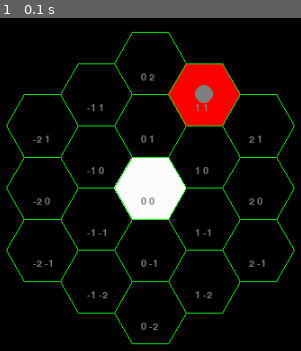
Above: before the commit, frame 1.
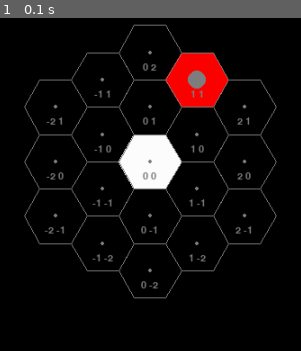
Above: after the commit, the same moment.

Repository: Archasmiel/pygame_hexagonal-coordinate-system
Game: pygame game, started from hexagonal_system/main.py
Same seed, same stepped clock (60 frames per second), same inputs: the game is played once before the commit and once after it.
Inputs:
- Up to frame 1 (0.1 s): no input

The runs differ from the first frame. In frame 1, 15% of the frame differs, in the area x 1-99%, y 1-99%.

Commit message:
commit #3

Diff:
--- /dev/null
+++ b/hexagonal_system/!generated/circle/out_4.txt
@@ -0,0 +1,61 @@
+0 0
+-1 -1
+-1 0
+0 1
+1 0
+1 -1
+0 -1
+-2 -1
+-2 0
+-1 -2
+-1 1
+-2 1
+0 2
+1 1
+2 1
+2 0
+2 -1
+1 -2
+0 -2
+-3 -2
+-3 -1
+-2 -2
+-3 0
+-1 -3
+-1 2
+-2 2
+-3 1
+0 3
+1 2
+2 2
+3 1
+3 0
+3 -1
+3 -2
+2 -2
+1 -3
+0 -3
+-4 -2
+-4 -1
+-3 -3
+-4 0
+-2 -3
+-4 1
+-1 -4
+-1 3
+-2 3
+-3 2
+-4 2
+0 4
+1 3
+2 3
+3 2
+4 2
+4 1
+4 0
+4 -1
+4 -2
+3 -3
+2 -3
+1 -4
+0 -4
--- /dev/null
+++ b/hexagonal_system/!generated/circle/out_5.txt
@@ -0,0 +1,91 @@
+0 0
+-1 -1
+-1 0
+0 1
+1 0
+1 -1
+0 -1
+-2 -1
+-2 0
+-1 -2
+-1 1
+-2 1
+0 2
+1 1
+2 1
+2 0
+2 -1
+1 -2
+0 -2
+-3 -2
+-3 -1
+-2 -2
+-3 0
+-1 -3
+-1 2
+-2 2
+-3 1
+0 3
+1 2
+2 2
+3 1
+3 0
+3 -1
+3 -2
+2 -2
+1 -3
+0 -3
+-4 -2
+-4 -1
+-3 -3
+-4 0
+-2 -3
+-4 1
+-1 -4
+-1 3
+-2 3
+-3 2
+-4 2
+0 4
+1 3
+2 3
+3 2
+4 2
+4 1
+4 0
+4 -1
+4 -2
+3 -3
+2 -3
+1 -4
+0 -4
+-5 -3
+-5 -2
+-4 -3
+-5 -1
+-3 -4
+-5 0
+-2 -4
+-5 1
+-1 -5
+-1 4
+-2 4
+-3 3
+-4 3
+-5 2
+0 5
+1 4
+2 4
+3 3
+4 3
+5 2
+5 1
+5 0
+5 -1
+5 -2
+5 -3
+4 -3
+3 -4
+2 -4
+1 -5
+0 -5
--- /dev/null
+++ b/hexagonal_system/!generated/square/out_0.txt
@@ -0,0 +1 @@
+0 0
--- /dev/null
+++ b/hexagonal_system/!generated/square/out_1.txt
@@ -0,0 +1,9 @@
+-1 -1
+-1 0
+-1 1
+0 -1
+0 0
+0 1
+1 -1
+1 0
+1 1
--- /dev/null
+++ b/hexagonal_system/!generated/square/out_2.txt
@@ -0,0 +1,25 @@
+-2 -2
+-2 -1
+-2 0
+-2 1
+-2 2
+-1 -2
+-1 -1
+-1 0
+-1 1
+-1 2
+0 -2
+0 -1
+0 0
+0 1
+0 2
+1 -2
+1 -1
+1 0
+1 1
+1 2
+2 -2
+2 -1
+2 0
+2 1
+2 2
--- /dev/null
+++ b/hexagonal_system/!generated/square/out_3.txt
@@ -0,0 +1,49 @@
+-3 -3
+-3 -2
+-3 -1
+-3 0
+-3 1
+-3 2
+-3 3
+-2 -3
+-2 -2
+-2 -1
+-2 0
+-2 1
+-2 2
+-2 3
+-1 -3
+-1 -2
+-1 -1
+-1 0
+-1 1
+-1 2
+-1 3
+0 -3
+0 -2
+0 -1
+0 0
+0 1
+0 2
+0 3
+1 -3
+1 -2
+1 -1
+1 0
+1 1
+1 2
+1 3
+2 -3
+2 -2
+2 -1
+2 0
+2 1
+2 2
+2 3
+3 -3
+3 -2
+3 -1
+3 0
+3 1
+3 2
+3 3
--- /dev/null
+++ b/hexagonal_system/!generated/square/out_4.txt
@@ -0,0 +1,81 @@
+-4 -4
+-4 -3
+-4 -2
+-4 -1
+-4 0
+-4 1
+-4 2
+-4 3
+-4 4
+-3 -4
+-3 -3
+-3 -2
+-3 -1
+-3 0
+-3 1
+-3 2
+-3 3
+-3 4
+-2 -4
+-2 -3
+-2 -2
+-2 -1
+-2 0
+-2 1
+-2 2
+-2 3
+-2 4
+-1 -4
+-1 -3
+-1 -2
+-1 -1
+-1 0
+-1 1
+-1 2
+-1 3
+-1 4
+0 -4
+0 -3
+0 -2
+0 -1
+0 0
+0 1
+0 2
+0 3
+0 4
+1 -4
+1 -3
+1 -2
+1 -1
+1 0
+1 1
+1 2
+1 3
+1 4
+2 -4
+2 -3
+2 -2
+2 -1
+2 0
+2 1
+2 2
+2 3
+2 4
+3 -4
+3 -3
+3 -2
+3 -1
+3 0
+3 1
+3 2
+3 3
+3 4
+4 -4
+4 -3
+4 -2
+4 -1
+4 0
+4 1
+4 2
+4 3
+4 4
--- /dev/null
+++ b/hexagonal_system/!generated/square/out_5.txt
@@ -0,0 +1,121 @@
+-5 -5
+-5 -4
+-5 -3
+-5 -2
+-5 -1
+-5 0
+-5 1
+-5 2
+-5 3
+-5 4
+-5 5
+-4 -5
+-4 -4
+-4 -3
+-4 -2
+-4 -1
+-4 0
+-4 1
+-4 2
+-4 3
+-4 4
+-4 5
+-3 -5
+-3 -4
+-3 -3
+-3 -2
+-3 -1
+-3 0
+-3 1
+-3 2
+-3 3
+-3 4
+-3 5
+-2 -5
+-2 -4
+-2 -3
+-2 -2
+-2 -1
+-2 0
+-2 1
+-2 2
+-2 3
+-2 4
+-2 5
+-1 -5
+-1 -4
+-1 -3
+-1 -2
+-1 -1
+-1 0
+-1 1
+-1 2
+-1 3
+-1 4
+-1 5
+0 -5
+0 -4
+0 -3
+0 -2
+0 -1
+0 0
+0 1
+0 2
+0 3
+0 4
+0 5
+1 -5
+1 -4
+1 -3
+1 -2
+1 -1
+1 0
+1 1
+1 2
+1 3
+1 4
+1 5
+2 -5
+2 -4
+2 -3
+2 -2
+2 -1
+2 0
+2 1
+2 2
+2 3
+2 4
+2 5
+3 -5
+3 -4
+3 -3
+3 -2
+3 -1
+3 0
+3 1
+3 2
+3 3
+3 4
+3 5
+4 -5
+4 -4
+4 -3
+4 -2
+4 -1
+4 0
+4 1
+4 2
+4 3
+4 4
+4 5
+5 -5
+5 -4
+5 -3
+5 -2
+5 -1
+5 0
+5 1
+5 2
+5 3
+5 4
+5 5
--- /dev/null
+++ b/hexagonal_system/#disassembling/disassemble.py
@@ -0,0 +1,4 @@
+fi = open('in.txt', 'r')
+fo = open('out.txt', 'w')
+for i in fi:
+    fo.write(f'aspects.append({i.split(" ")[0]})\n')
--- a/hexagonal_system/premade/disassemble.py
+++ b/hexagonal_system/#disassembling/testing.py
@@ -1,9 +1,4 @@
-from hexagonal_system.premade.aspects import *
-
-fi = open('in.txt', 'r')
-fo = open('out.txt', 'w')
-for i in fi:
-    fo.write(f'aspects.append({i.split(" ")[0]})\n')
+from hexagonal_system.thaumcraft_aspects.aspects_io import *
 
 aer_connected = get_connected_aspects(aer)
 print([i.name for i in get_connected_aspects(herba)])
--- a/hexagonal_system/library/advanced_figures.py
+++ b/hexagonal_system/library/advanced_figures.py
@@ -1,59 +1,71 @@
-from hexagonal_system.library.simple_figures import *
+import pygame.draw
+
+from hexagonal_system.library.simple_figures import draw_hex
+from hexagonal_system.library.colors import *
 from hexagonal_system.library.coordinate_system import *
 
 
-# drawing of hex cubic mesh
-def draw_cubic_mesh(screen, num, rad, font, hex_color, text_color):
-    """
+# basic mesh drawing
+def draw_mesh(screen, font, coord, mesh, r, hex_color, text_color):
+    for i in mesh:
+        title = f'{i[0]} {i[1]}'
+        fw, fh = font.size(title)
+        xy = hex_coord_to_xy(i, r)
+        cxy = dot_transfer(coord, xy)
+        if i == (0, 0):
+            draw_hex(screen, cxy, r, white, 0)
+        draw_hex(screen, cxy, r, hex_color, 1)
+        screen.blit(font.render(title, True, text_color), dot_transfer(coord, (xy[0] - fw / 2, xy[1] + fh)))
+        pygame.draw.circle(screen, hex_color, cxy, int(r / 15))
 
-    :param screen:
-    :param num:
-    :param rad:
-    :param font:
-    :param hex_color:
-    :param text_color:
-    """
+
+# dots of square mesh
+def get_square_mesh_dots(num):
+    build = []
     for i in range(-num, num + 1):
         for j in range(-num, num + 1):
-            x, y = hex_coord_to_xy((i, j), rad)
-            screen.blit(font.render(f'{i} {j}', True, text_color), (screen.get_width()/2+x-10, screen.get_height()/2+y+10))
-            draw_hex(screen, scc(hex_coord_to_xy((i, j), rad), get_sc_wh(screen)), rad, hex_color, 1)
+            build.append([i, j])
+    return build
 
 
-def draw_circle_mesh(screen, num, rad, font, hex_color, text_color):
-    """
-
-    :param screen:
-    :param num:
-    :param rad:
-    :param font:
-    :param hex_color:
-    :param text_color:
-    """
-    f = open('log.txt', 'w')
+# dots of circle mesh
+def get_circle_mesh_dots(num):
     i = 0
     build = []
     old = [(0, 0)]
     new = []
-    while i < num:
+    while i <= num:
         for k in old:
-            if not is_item_in_array(k, build):
+            if k not in build:
                 build.append(k)
-            connected = get_connected_dots((k[0], k[1]))
-            for j in connected:
-                if not is_item_in_array(j, build) and not is_item_in_array(j, old):
-                    build.append(j)
+            for j in get_connected_dots(k):
+                if j not in build and j not in old:
                     new.append(j)
         old = new.copy()
         new.clear()
         i += 1
+    return build
 
-    f = open(f'out_{num}.txt', 'w')
-    for i in build:
-        f.write(f'{i[0]} {i[1]}\n')
 
-    for i in build:
-        x, y = hex_coord_to_xy((i[0], i[1]), rad)
-        screen.blit(font.render(f'{i[0]} {i[1]}', True, text_color),
-                    (screen.get_width() / 2 + x - 10, screen.get_height() / 2 + y + 10))
-        draw_hex(screen, scc(hex_coord_to_xy((i[0], i[1]), rad), get_sc_wh(screen)), rad, hex_color, 1)
+# drawing of hex square mesh
+def draw_circle_mesh(screen, font, coord, num, r, hex_color, text_color):
+    draw_mesh(screen, font, coord, get_circle_mesh_dots(num), r, hex_color, text_color)
+
+
+# drawing of hex cubic mesh
+def draw_square_mesh(screen, font, coord, num, r, hex_color, text_color):
+    draw_mesh(screen, font, coord, get_square_mesh_dots(num), r, hex_color, text_color)
+
+
+# print square mesh dots to file
+def print_square_mesh(num):
+    with open(rf'!generated/square/out_{num}.txt', 'w') as f:
+        for i in get_square_mesh_dots(num):
+            f.write(f'{i[0]} {i[1]}\n')
+
+
+# print square mesh dots to file
+def print_circle_mesh(num):
+    with open(rf'!generated/circle/out_{num}.txt', 'w') as f:
+        for i in get_circle_mesh_dots(num):
+            f.write(f'{i[0]} {i[1]}\n')
--- a/hexagonal_system/library/coordinate_system.py
+++ b/hexagonal_system/library/coordinate_system.py
@@ -1,25 +1,25 @@
 import hexagonal_system.library.simple_figures as sf
 
 
-def dot_transfer(x, y, tx, ty):
-    return x+tx, y+ty
+def dot_transfer(coord, transfer):
+    return coord[0]+transfer[0], coord[1]+transfer[1]
 
 
 def get_connected_dots(xy):
     if xy[0] % 2 == 0:
-        return [dot_transfer(xy[0], xy[1], -1, -1),
-                dot_transfer(xy[0], xy[1], -1, +0),
-                dot_transfer(xy[0], xy[1], +0, +1),
-                dot_transfer(xy[0], xy[1], +1, +0),
-                dot_transfer(xy[0], xy[1], +1, -1),
-                dot_transfer(xy[0], xy[1], +0, -1)]
+        return [dot_transfer((xy[0], xy[1]), (-1, -1)),
+                dot_transfer((xy[0], xy[1]), (-1, +0)),
+                dot_transfer((xy[0], xy[1]), (+0, +1)),
+                dot_transfer((xy[0], xy[1]), (+1, +0)),
+                dot_transfer((xy[0], xy[1]), (+1, -1)),
+                dot_transfer((xy[0], xy[1]), (+0, -1))]
     else:
-        return [dot_transfer(xy[0], xy[1], +1, +1),
-                dot_transfer(xy[0], xy[1], -1, +0),
-                dot_transfer(xy[0], xy[1], +0, +1),
-                dot_transfer(xy[0], xy[1], +1, +0),
-                dot_transfer(xy[0], xy[1], -1, +1),
-                dot_transfer(xy[0], xy[1], +0, -1)]
+        return [dot_transfer((xy[0], xy[1]), (+1, +1)),
+                dot_transfer((xy[0], xy[1]), (-1, +0)),
+                dot_transfer((xy[0], xy[1]), (+0, +1)),
+                dot_transfer((xy[0], xy[1]), (+1, +0)),
+                dot_transfer((xy[0], xy[1]), (-1, +1)),
+                dot_transfer((xy[0], xy[1]), (+0, -1))]
 
 
 def get_sc_wh(screen):
@@ -27,20 +27,13 @@
 
 
 # scc is screen centered coordinates
-def scc(coord, wh):
-    return wh[0]/2+coord[0], wh[1]/2+coord[1]
+def scc(coord, centered):
+    return centered[0] / 2 + coord[0], centered[1] / 2 + coord[1]
 
 
-def hex_coord_to_xy(hexes, rad):
-    wi, he = sf.get_hex_params(rad)
+def hex_coord_to_xy(hexes, r):
+    wi, he = sf.get_hex_params(r)
     if hexes[0] % 2 == 0:
         return hexes[0]*wi, -hexes[1]*he*2+he
     else:
         return hexes[0]*wi, -hexes[1]*he*2
-
-
-def is_item_in_array(item, array):
-    for i in array:
-        if i[0] == item[0] and i[1] == item[1]:
-            return True
-    return False
--- a/hexagonal_system/library/simple_figures.py
+++ b/hexagonal_system/library/simple_figures.py
@@ -5,11 +5,11 @@
 d2 = 1/2
 
 
-# get width and height of hex
 def get_hex_params(rad):
     return 3*rad*d2, rad*s3d2
 
 
+# hexagon drawing function
 def draw_hex(surface, xy, r, color, line_width):
     rd2, rs3d2 = r * d2, r * s3d2
     coord = (
@@ -21,6 +21,28 @@
         (xy[0] - rd2, xy[1] - rs3d2)
     )
     pygame.draw.polygon(surface, color, coord, line_width)
+
+    # [additional lines and circle around hexagon]
+    #
     # pygame.draw.line(surface, color, (x-rd2, y+rs3d2), (x-rd2, y-rs3d2), width)
     # pygame.draw.line(surface, color, (x+rd2, y-rs3d2), (x+rd2, y+rs3d2), width)
     # pygame.draw.circle(surface, color, (x, y), r, width)
+
+# def get_hex1_params(x, y, r):
+#     return r/2*s3d2, r*d2
+
+
+# def draw_hex1(surface, x, y, r, color, width):
+#     rd2, rs3d2 = r*d2, r*s3d2
+#     coord = (
+#         (x, y-r),
+#         (x+rs3d2, y-rd2),
+#         (x+rs3d2, y+rd2),
+#         (x, y+r),
+#         (x-rs3d2, y+rd2),
+#         (x-rs3d2, y-rd2)
+#     )
+#     pygame.draw.polygon(surface, color, coord, width)
+#     pygame.draw.line(surface, color, (x+rs3d2, y-rd2), (x-rs3d2, y-rd2), width)
+#     pygame.draw.line(surface, color, (x-rs3d2, y+rd2), (x+rs3d2, y+rd2), width)
+#     pygame.draw.circle(surface, color, (x, y), r, width)
--- a/hexagonal_system/main.py
+++ b/hexagonal_system/main.py
@@ -1,11 +1,25 @@
-import pygame
 import sys
-from library.colors import *
+
 from library.advanced_figures import *
 from library.simple_figures import *
 from library.coordinate_system import *
 
 width, height = 1000, 800
+
+
+def drawing(screen, font):
+    radius = 35
+    center = (width/2, height/2-25)
+
+    hex_x_input, hex_y_input = 1, 1
+    draw_hex(screen, dot_transfer(hex_coord_to_xy((hex_x_input, hex_y_input), radius), center), radius, red, 0)
+    pygame.draw.circle(screen, grey, dot_transfer(hex_coord_to_xy((hex_x_input, hex_y_input), radius), center), 10)
+
+    # draw_square_mesh(screen, font, center, 2, radius, green, grey)
+    draw_circle_mesh(screen, font, center, 2, radius, grey, grey)
+    # for i in range(6):
+    #     print_circle_mesh(i)
+    #     print_square_mesh(i)
 
 
 def run():
@@ -20,20 +34,11 @@
     clock = pygame.time.Clock()
 
     screen = pygame.display.set_mode((width, height))
-    pygame.display.set_caption("Test")
+    pygame.display.set_caption("Hexi")
+    pygame.display.set_icon(pygame.image.load("icon.png"))
     pygame.display.update()
 
-    radius = 40
-
-    hex_x_input, hex_y_input = 1, 1
-    draw_hex(screen, scc(hex_coord_to_xy((hex_x_input, hex_y_input), radius), get_sc_wh(screen)), radius, red, 0)
-    pygame.draw.circle(screen, grey, scc(hex_coord_to_xy((hex_x_input, hex_y_input), radius), get_sc_wh(screen)), 10)
-
-    draw_hex(screen, scc(hex_coord_to_xy((0, 0), radius), get_sc_wh(screen)), radius, white, 0)
-
-    # draw_cubic_mesh(screen, 2, radius, font, green, grey)
-    # draw_cubic_mesh(screen, 1, radius, font, red, grey)
-    draw_circle_mesh(screen, 2, radius, font, green, grey)
+    drawing(screen, font)
 
     while True:
         for event in pygame.event.get():
@@ -44,24 +49,4 @@
         pygame.display.flip()
 
 
-# def get_hex1_params(x, y, r):
-#     return r/2*s3d2, r*d2
-
-
-# def draw_hex1(surface, x, y, r, color, width):
-#     rd2, rs3d2 = r*d2, r*s3d2
-#     coord = (
-#         (x, y-r),
-#         (x+rs3d2, y-rd2),
-#         (x+rs3d2, y+rd2),
-#         (x, y+r),
-#         (x-rs3d2, y+rd2),
-#         (x-rs3d2, y-rd2)
-#     )
-#     pygame.draw.polygon(surface, color, coord, width)
-#     pygame.draw.line(surface, color, (x+rs3d2, y-rd2), (x-rs3d2, y-rd2), width)
-#     pygame.draw.line(surface, color, (x-rs3d2, y+rd2), (x+rs3d2, y+rd2), width)
-#     pygame.draw.circle(surface, color, (x, y), r, width)
-
-
 run()
--- a/hexagonal_system/premade/aspects.py
+++ /dev/null
@@ -1,113 +0,0 @@
-def get_connected_aspects(item):
-    res = []
-    for i in aspects:
-        if (i.get_aspects()[0] is item) or (i.get_aspects()[1] is item):
-            res.append(i)
-    if item.first is not None:
-        res.append(item.first)
-    if item.second is not None:
-        res.append(item.second)
-    return res
-
-
-class Aspect:
-    """
-        Aspect declaration class
-    """
-
-    def __init__(self, name: str, first=None, second=None):
-        self.name = name
-        self.first = first
-        self.second = second
-        self.basic = (first is None) and (second is None)
-
-    def print_aspects(self):
-        print(self.first.name, self.second.name)
-
-    def get_aspects(self):
-        return [self.first, self.second]
-
-    def get_name(self):
-        return self.name
-
-
-# basic aspects
-terra = Aspect("terra")
-aqua = Aspect("aqua")
-ignis = Aspect("ignis")
-aer = Aspect("aer")
-ordo = Aspect("ordo")
-perditio = Aspect("perditio")
-
-# 1-level aspect
-victus = Aspect("victus", terra, aqua)
-potentia = Aspect("potentia", ignis, ordo)
-vacuos = Aspect("vacuos", aer, perditio)
-motus = Aspect("motus", aer, ordo)
-lux = Aspect("lux", ignis, aer)
-gelum = Aspect("gelum", ignis, perditio)
-vitreus = Aspect("vitreus", terra, ordo)
-permutatio = Aspect("permutatio", ordo, perditio)
-tempestus = Aspect("tempestus", aer, aqua)
-venenum = Aspect("venenum", aqua, perditio)
-
-# 2-nd level aspect
-volatus = Aspect("volatus", motus, aer)
-sano = Aspect("sano", victus, ordo)
-mortuus = Aspect("motuus", victus, perditio)
-herba = Aspect("herba", victus, terra)
-praecantatio = Aspect("praecantatio", potentia, vacuos)
-tenebrae = Aspect("tenebrae", vacuos, lux)
-bestia = Aspect("bestia", motus, victus)
-vinculum = Aspect("vinculum", motus, perditio)
-fames = Aspect("fames", victus, vacuos)
-iterAspect = Aspect("iter", motus, terra)
-limus = Aspect("limus", victus, aqua)
-metallum = Aspect("metallum", vitreus, terra)
-
-# 3-rd level
-vitium = Aspect("vitium", praecantatio, perditio)
-superbia = Aspect("superbia", volatus, vacuos)
-spiritus = Aspect("spiritus", victus, mortuus)
-alienis = Aspect("alienis", vacuos, tenebrae)
-arbor = Aspect("arbor", herba, aer)
-auram = Aspect("auram", praecantatio, aer)
-corpus = Aspect("corpus", bestia, mortuus)
-exanimis = Aspect("exanimis", motus, mortuus)
-gula = Aspect("gula", fames, vacuos)
-infernus = Aspect("infernus", praecantatio, ignis)
-
-# 4-th level
-cognitio = Aspect("cognitio", spiritus, ignis)
-desidia = Aspect("desidia", spiritus, vinculum)
-exubitor = Aspect("exubitor", alienis, mortuus)
-sensus = Aspect("sensus", spiritus, aer)
-luxuria = Aspect("luxuria", corpus, fames)
-
-# 5-th level
-invidia = Aspect("invidia", fames, sensus)
-humanus = Aspect("humanus", bestia, cognitio)
-
-# 6-th level
-perfodio = Aspect("perfodio", humanus, terra)
-messis = Aspect("messis", herba, humanus)
-instrumentum = Aspect("instrumentum", humanus, ordo)
-lucrum = Aspect("lucrum", humanus, fames)
-
-# 7-th level
-tutamen = Aspect("tutamen", instrumentum, terra)
-pannus = Aspect("pannus", instrumentum, bestia)
-meto = Aspect("meto", messis, instrumentum)
-machina = Aspect("machina", instrumentum, motus)
-telum = Aspect("telum", instrumentum, ignis)
-fabrico = Aspect("fabrico", humanus, instrumentum)
-
-# 8-th level
-ira = Aspect("ira", telum, ignis)
-
-# Aspect list
-aspects = [terra, aqua, ignis, aer, ordo, perditio, victus, potentia, vacuos, motus, lux, gelum, vitreus, permutatio,
-           tempestus, venenum, volatus, sano, mortuus, herba, praecantatio, tenebrae, bestia, vinculum, fames,
-           iterAspect, limus, metallum, vitium, superbia, spiritus, alienis, arbor, auram, corpus, exanimis, gula,
-           infernus, cognitio, desidia, exubitor, sensus, luxuria, invidia, humanus, perfodio, messis, instrumentum,
-           lucrum, tutamen, pannus, meto, machina, telum, fabrico, ira]
--- /dev/null
+++ b/hexagonal_system/thaumcraft_aspects/aspects.py
@@ -0,0 +1,95 @@
+class Aspect:
+    """
+        Aspect declaration class
+    """
+
+    def __init__(self, name: str, first, second, level):
+        self.name = name
+        self.first = first
+        self.second = second
+        self.basic = (first is None) and (second is None)
+        self.level = level
+
+    # def print_aspects(self):
+    #     print(self.first.name, self.second.name)
+    #
+    # def get_aspects(self):
+    #     return [self.first, self.second]
+    #
+    # def get_name(self):
+    #     return self.name
+
+
+# basic aspects
+terra = Aspect("terra", None, None, level=0)
+aqua = Aspect("aqua", None, None, level=0)
+ignis = Aspect("ignis", None, None, level=0)
+aer = Aspect("aer", None, None, level=0)
+ordo = Aspect("ordo", None, None, level=0)
+perditio = Aspect("perditio", None, None, level=0)
+
+# 1-level aspect
+victus = Aspect("victus", terra, aqua, level=1)
+potentia = Aspect("potentia", ignis, ordo, level=1)
+vacuos = Aspect("vacuos", aer, perditio, level=1)
+motus = Aspect("motus", aer, ordo, level=1)
+lux = Aspect("lux", ignis, aer, level=1)
+gelum = Aspect("gelum", ignis, perditio, level=1)
+vitreus = Aspect("vitreus", terra, ordo, level=1)
+permutatio = Aspect("permutatio", ordo, perditio, level=1)
+tempestus = Aspect("tempestus", aer, aqua, level=1)
+venenum = Aspect("venenum", aqua, perditio, level=1)
+
+# 2-nd level aspect
+volatus = Aspect("volatus", motus, aer, level=2)
+sano = Aspect("sano", victus, ordo, level=2)
+mortuus = Aspect("motuus", victus, perditio, level=2)
+herba = Aspect("herba", victus, terra, level=2)
+praecantatio = Aspect("praecantatio", potentia, vacuos, level=2)
+tenebrae = Aspect("tenebrae", vacuos, lux, level=2)
+bestia = Aspect("bestia", motus, victus, level=2)
+vinculum = Aspect("vinculum", motus, perditio, level=2)
+fames = Aspect("fames", victus, vacuos, level=2)
+iterAspect = Aspect("iter", motus, terra, level=2)
+limus = Aspect("limus", victus, aqua, level=2)
+metallum = Aspect("metallum", vitreus, terra, level=2)
+
+# 3-rd level
+vitium = Aspect("vitium", praecantatio, perditio, level=3)
+superbia = Aspect("superbia", volatus, vacuos, level=3)
+spiritus = Aspect("spiritus", victus, mortuus, level=3)
+alienis = Aspect("alienis", vacuos, tenebrae, level=3)
+arbor = Aspect("arbor", herba, aer, level=3)
+auram = Aspect("auram", praecantatio, aer, level=3)
+corpus = Aspect("corpus", bestia, mortuus, level=3)
+exanimis = Aspect("exanimis", motus, mortuus, level=3)
+gula = Aspect("gula", fames, vacuos, level=3)
+infernus = Aspect("infernus", praecantatio, ignis, level=3)
+
+# 4-th level
+cognitio = Aspect("cognitio", spiritus, ignis, level=4)
+desidia = Aspect("desidia", spiritus, vinculum, level=4)
+exubitor = Aspect("exubitor", alienis, mortuus, level=4)
+sensus = Aspect("sensus", spiritus, aer, level=4)
+luxuria = Aspect("luxuria", corpus, fames, level=4)
+
+# 5-th level
+invidia = Aspect("invidia", fames, sensus, level=5)
+humanus = Aspect("humanus", bestia, cognitio, level=5)
+
+# 6-th level
+perfodio = Aspect("perfodio", humanus, terra, level=6)
+messis = Aspect("messis", herba, humanus, level=6)
+instrumentum = Aspect("instrumentum", humanus, ordo, level=6)
+lucrum = Aspect("lucrum", humanus, fames, level=6)
+
+# 7-th level
+tutamen = Aspect("tutamen", instrumentum, terra, level=7)
+pannus = Aspect("pannus", instrumentum, bestia, level=7)
+meto = Aspect("meto", messis, instrumentum, level=7)
+machina = Aspect("machina", instrumentum, motus, level=7)
+telum = Aspect("telum", instrumentum, ignis, level=7)
+fabrico = Aspect("fabrico", humanus, instrumentum, level=7)
+
+# 8-th level
+ira = Aspect("ira", telum, ignis, level=8)
--- /dev/null
+++ b/hexagonal_system/thaumcraft_aspects/aspects_io.py
@@ -0,0 +1,24 @@
+from hexagonal_system.thaumcraft_aspects.aspects import *
+
+
+aspects = [terra, aqua, ignis, aer, ordo, perditio,
+           victus, potentia, vacuos, motus, lux, gelum, vitreus, permutatio, tempestus, venenum,
+           volatus, sano, mortuus, herba, praecantatio, tenebrae, bestia, vinculum, fames, iterAspect, limus, metallum,
+           vitium, superbia, spiritus, alienis, arbor, auram, corpus, exanimis, gula, infernus,
+           cognitio, desidia, exubitor, sensus, luxuria,
+           invidia, humanus,
+           perfodio, messis, instrumentum, lucrum,
+           tutamen, pannus, meto, machina, telum, fabrico,
+           ira]
+
+
+def get_connected_aspects(item):
+    res = []
+    for i in aspects:
+        if (i.get_aspects()[0] is item) or (i.get_aspects()[1] is item):
+            res.append(i)
+    if item.first is not None:
+        res.append(item.first)
+    if item.second is not None:
+        res.append(item.second)
+    return res
Not shown, changed: README.md
Empty file added: hexagonal_system/!generated/circle/out_0.txt
Renamed: hexagonal_system/premade/out_1.txt -> hexagonal_system/!generated/circle/out_1.txt
Renamed: hexagonal_system/premade/out_2.txt -> hexagonal_system/!generated/circle/out_2.txt
Renamed: hexagonal_system/premade/out_3.txt -> hexagonal_system/!generated/circle/out_3.txt
Renamed: hexagonal_system/premade/in.txt -> hexagonal_system/#disassembling/in.txt
Binary file added: hexagonal_system/icon.png
